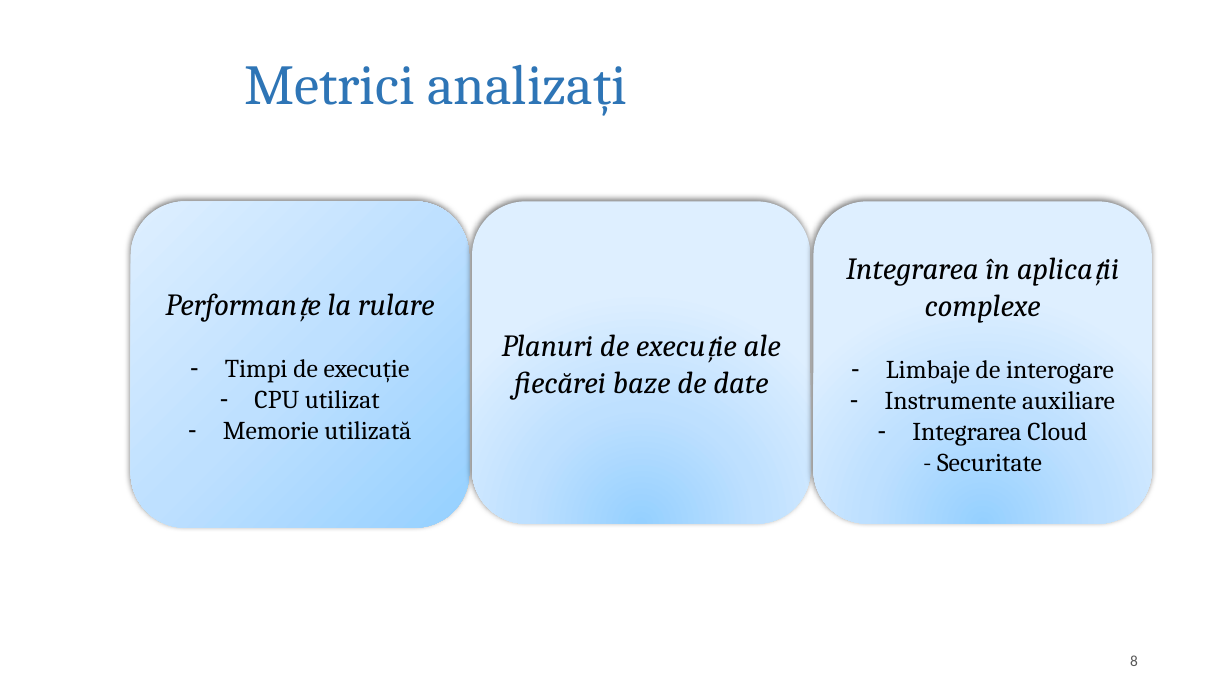
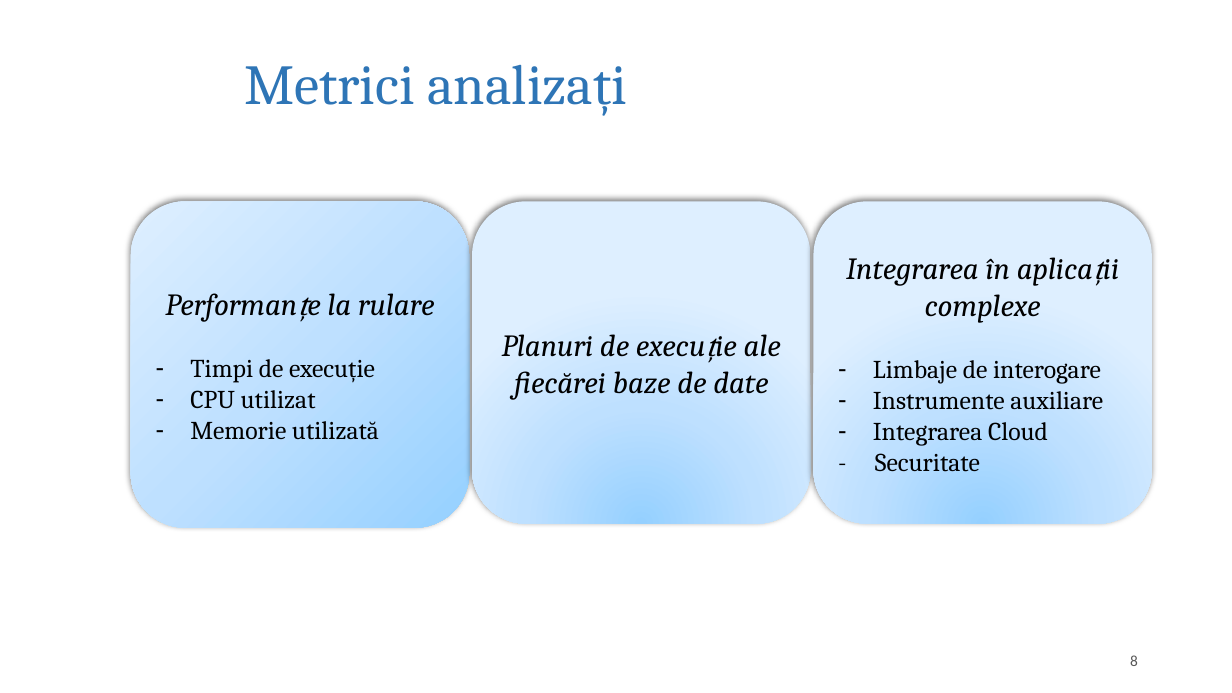
Before and after one commit to Elena-Lupu/GraphVsRDBMS_ArticleProject, a slide deck: slide 8 of Prezentare_LupuElena.pptx. Drawn at 1232x693 pixels with LibreOffice and Linux fonts; fonts in the diff are those of the drawing; background and template pictures are left out. Boxes give left, top, right and bottom in pixels: in the first picture for what was removed or moved away, otherwise in the second. Text is boxed around its words. In the diff, an @@ line names an element or a change of style, - is before the commit and + after.

```diff
--- a/Prezentare_LupuElena.pptx
+++ b/Prezentare_LupuElena.pptx
@@ text in rounded rectangle at [190,359,379,440]: alignment centre to justified @@
@@ text in rounded rectangle at [873,360,1103,472]: alignment centre to justified @@
```
Also in this commit, not shown: 12 other slides changed, 1 other file.
